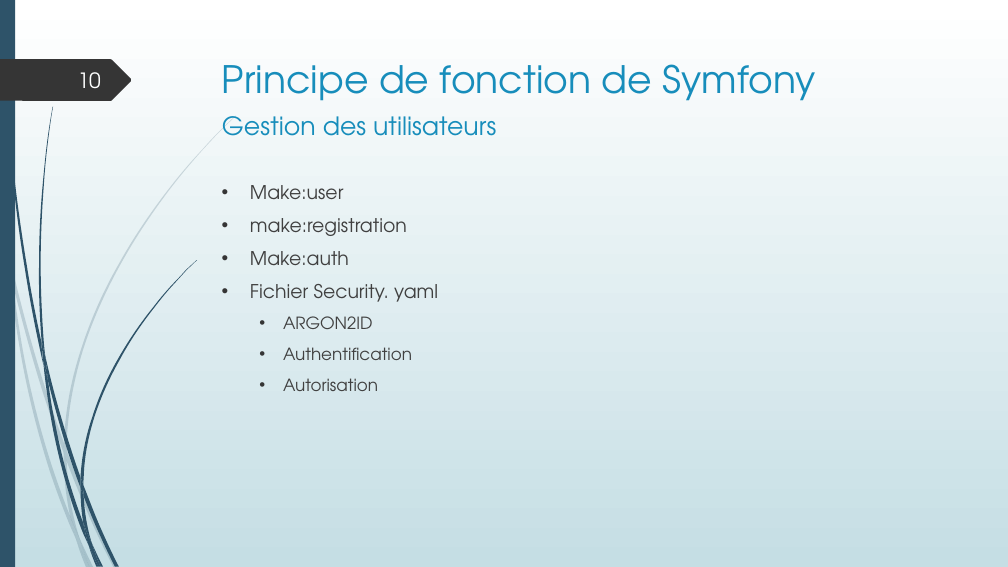
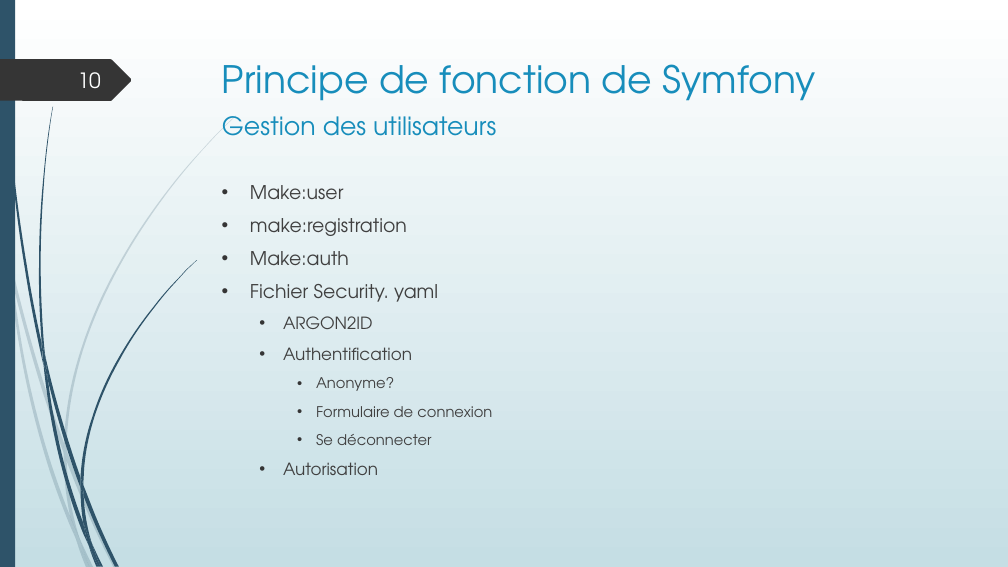
Before and after one commit to LisaF0/projet, a slide deck: slide 10 of aDoc/Projet boutique en ligne.pptx. Drawn at 1008x567 pixels with LibreOffice and Linux fonts; fonts in the diff are those of the drawing. Boxes give left, top, right and bottom in pixels: in the first picture for what was removed or moved away, otherwise in the second. Text is boxed around its words. In the diff, an @@ line names an element or a change of style, - is before the commit and + after.

```diff
--- a/aDoc/Projet boutique en ligne.pptx
+++ b/aDoc/Projet boutique en ligne.pptx
@@ text at (316, 377, 492, 445): paragraphs added @@
+    • Anonyme?
+    • Formulaire de connexion
+    • Se déconnecter
```
Also in this commit, not shown: 11 other slides changed, 3 slides added, 15 other files.
